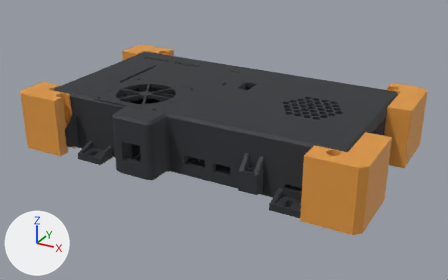
A saved change to the glTF model site/assets/enclosure.glb.
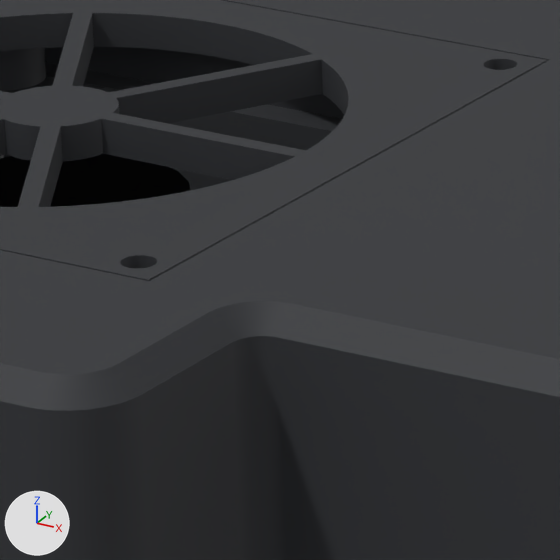
Each version appears first whole from a camera (50 mm lens) standing at (0.237, -0.362, 0.199) and looking at (0.014, 0.043, -0.004), and next in a close-up on the part from 31% to 44% of the width and 30% to 50% of the height. Lighting does not change. The marker at lower left points along +X, +Y and +Z. The last two pictures show the newer version. Where no turn or scale is listed for an object, it has been applied to the vertices. Vertices at exactly the same position are counted once.

Names of what the first close-up shows: 'CASE_FILTER_FRAME', 'CASE_LID', 'FAN2_5015'.
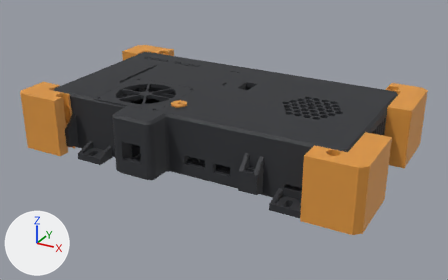
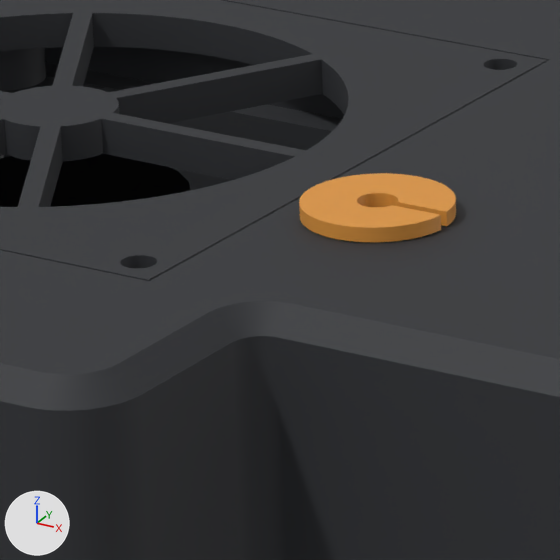
Boxes [x1, y1, x2, y2] around the edits, measured in the close-ups (560 x 560 px):
'CASE_GROMMET', added (orange): after [299, 173, 456, 242]
part 1 of me_case_lid, reshaped: after [51, 60, 560, 373]

What changed in the scene script:
```text
Change me_case_lid:
    used by ob_case_lid; location = (0.0, 0.0, 0.0)
    remove me_case_lid.from_pydata(...)  # 9074 vertices, 18472 faces; spans x -0.114..0.134, y -0.036..0.125, z 0.001..0.036
    add me_case_lid.from_pydata(...)  # 9283 vertices, 18898 faces; spans x -0.114..0.134, y -0.036..0.125, z 0.001..0.036
    me_case_lid part 1: 33 vertices moved within x -0.108..-0.004, y -0.032..0.047, z 0.003..0.035; 19 vertices removed from x -0.007..0.001, y -0.001..0.006, z 0.003..0.032; 228 vertices added at x -0.009..0.002, y -0.001..0.01, z 0.003..0.036
    other edits to the shape of me_case_lid do not show in these pictures
Add me_case_grommet:
    me_case_grommet.from_pydata(...)  # 356 vertices, 708 faces; spans x -0.006..0.00597, y -0.006..0.006, z -0.0011..0.0043
    me_case_grommet.materials.append(mat_tpu_95a)  # orange #df973f
Add ob_case_grommet:
    ob_case_grommet = bpy.data.objects.new('CASE_GROMMET', me_case_grommet)
    ob_case_grommet.location = (-0.00353, 0.005, 0.03275)
```
